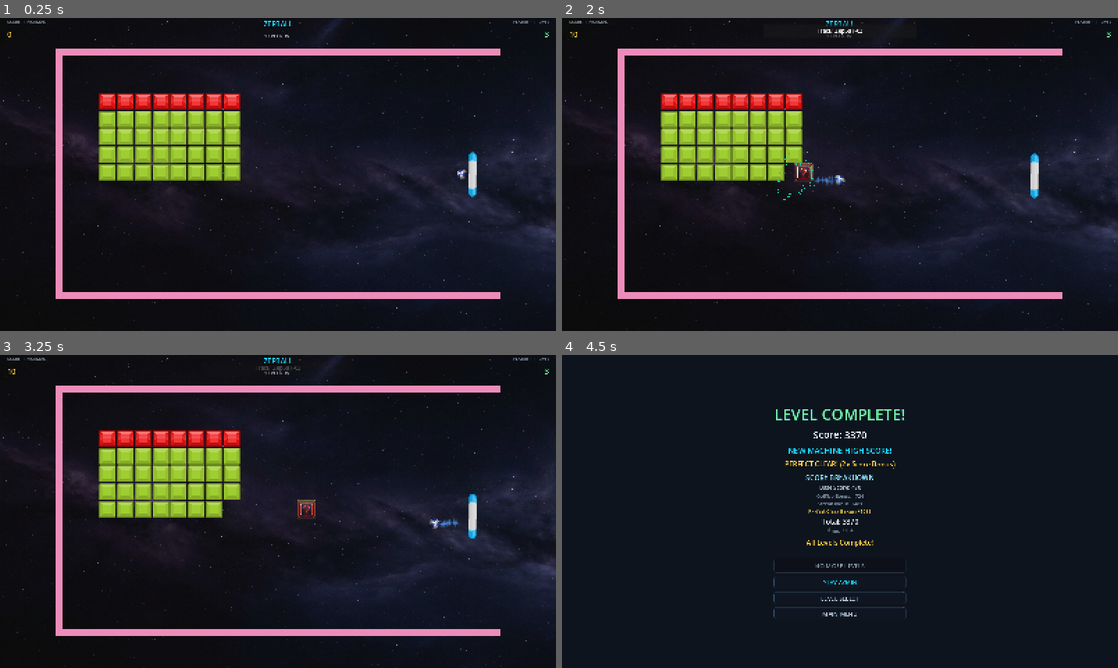
Above: before the commit, frames 1-4 (two rows, left to right).
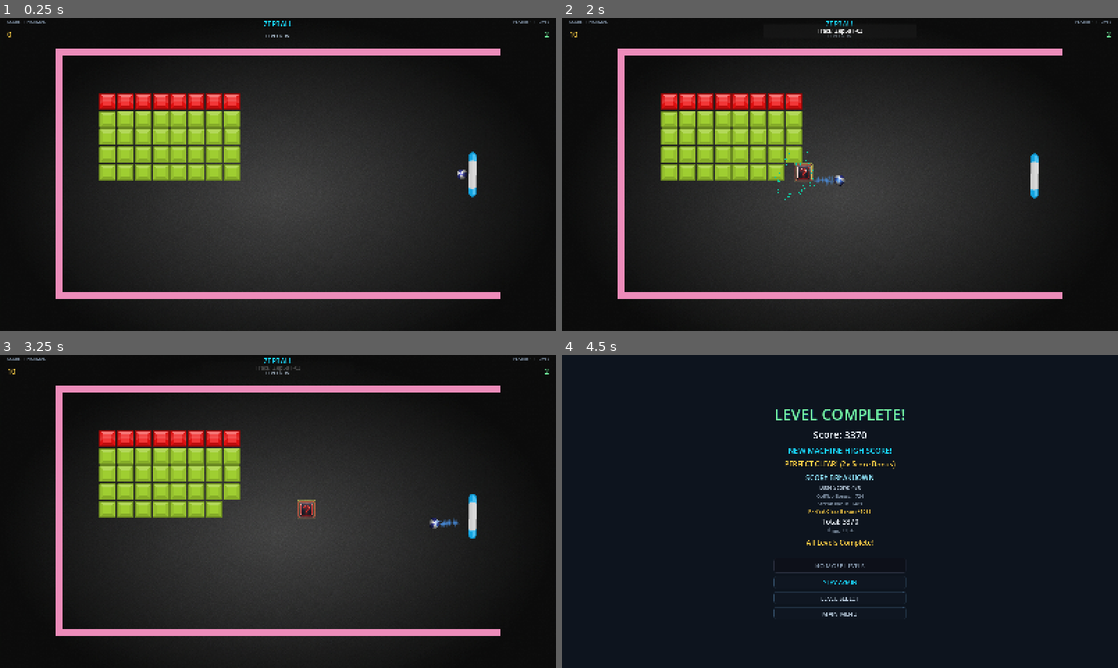
Above: after the commit, the same moments.

Repository: zepanv/zepball
Game: Godot game, scene res://scenes/main/main.tscn
The game is run twice, just before and just after one commit, with the same random seed, the same clock (stepped at 60 frames per second) and the same inputs. This scene is started directly instead of the project's main scene.
Inputs (mouse positions are in pixels of both pictures, inside the frame that each line leads up to):
- Up to frame 1 (0.25 s): no input
- Up to frame 2 (2 s): tap Enter (ui_accept) at 0.5, 0.77, 1.52 s; move the mouse to (867, 174) at 0.52 s; hold Space (launch_ball) 0.53-1.28 s; hold = (audio_volume_up) from 0.53 s (still down); click (867, 174) at 0.67 s; move the mouse to (812, 174) at 1.27 s; tap ] (audio_next_track) at 1.35 s; tap Space (launch_ball) at 1.55 s
- Up to frame 3 (3.25 s): keep holding = (audio_volume_up); move the mouse to (289, 505) at 2.02 s; hold [ (audio_prev_track) 2.03-2.78 s; tap Space (launch_ball) at 2.3, 2.85 s; move the mouse to (272, 517) at 2.77 s; click (272, 517) at 2.92 s; tap Enter (ui_accept) at 3.02 s
- Up to frame 4 (4.5 s): keep holding = (audio_volume_up); move the mouse to (878, 514) at 3.52 s; hold Shift 3.53-4.28 s; tap Enter (ui_accept) at 3.77 s; tap Space (launch_ball) at 3.8 s; move the mouse to (795, 508) at 4.27 s; tap C at 4.35 s

The runs differ from the first frame. In frame 1, 22% of the frame differs, in the area x 0-100%, y 0-100%; in frame 2, 22%; in frame 3, 22%; in frame 4, nothing differs.

Commit message:
fix: gameplay bug fixes, debug logging, and UI polish
Physics & ball fixes:
- Block barrier: always bounce on X-axis to prevent corner-edge passthrough
- Block barrier: push ball away from face after bounce to prevent re-embedding
- Block barrier: remove block_pass_timer/grab_immunity_timer bypass (was causing
  unconditional passthrough for 0.35s after any launch)
- Paddle: force velocity.x negative after any paddle bounce to prevent fast-swipe
  sending ball behind paddle and out the right boundary
- Ball stuck escape angle: changed from leftward (135-225°) to rightward (-45-45°)
- Triple ball angle: clamp base angle to [120°,240°] so ±30° spread stays fully
  in left hemisphere; fixes one extra ball immediately exiting right boundary
- Triple ball while held: defer spawn via ball_launched signal instead of retry loop;
  extras now spawn the moment the ball is released
- Ball boundary recovery: fix TOP/BOTTOM wall geometry (inner face at y=20/700, not 0/720);
  fix LEFT wall geometry (inner face at x=20, not 0)
- Extra ball boundary escape: recover and continue instead of silently removing

Blitz rows tracking:
- Add rows_spawned counter to blitz high score saves and leaderboard display
- Survival high scores show wave; blitz now shows rows (equivalent metric)

Backgrounds:
- Add bg_abyssal_deep, bg_cosmic_dust, bg_cyber_void, bg_cgase to rotation
- Convert bg_cgase to JPG; update asset specs to 1024x576 (16:9)

HUD:
- Lives display now shows lives remaining (0 on last life, not 1)
- Power-up timer indicators shifted right to clear the play area boundary

Debug logging:
- [BALL_LOST] on every ball exit: position, velocity, speed, is_main,
  time since last paddle hit, legitimate vs suspect boundary
- [BALL_ESCAPE] on boundary recovery: structured format with same fields
- [BALL_ESCAPE_RECOVER] when extra ball recovers from non-right boundary

Co-Authored-By: Claude Sonnet 4.6 <noreply@anthropic.com>

Diff:
--- a/scenes/main/main.tscn
+++ b/scenes/main/main.tscn
@@ -200,7 +200,7 @@
 anchors_preset = 1
 anchor_left = 1.0
 anchor_right = 1.0
-offset_left = -176.0
+offset_left = -152.0
 offset_top = 112.0
 offset_right = -14.0
 offset_bottom = 312.0
--- a/scripts/ball.gd
+++ b/scripts/ball.gd
@@ -80,6 +80,7 @@
 var paddle_offset: Vector2 = Vector2(-30, 0)  # Offset from paddle when attached/grabbed
 var grab_immunity_timer: float = 0.0  # Prevents immediate re-grab after launch
 var block_pass_timer: float = 0.0  # Allow pass-through behind block right after launch
+var time_since_paddle_hit: float = -1.0  # Seconds since last paddle contact; -1 = never hit
 
 var ball_radius: float = BASE_RADIUS
 var last_physics_delta: float = 0.0
@@ -104,6 +105,7 @@
 
 # Signals
 signal ball_lost
+signal ball_launched(launched_ball: Node)
 signal brick_hit(brick)
 
 func _emit_brick_hit(brick: Variant) -> void:
@@ -164,6 +166,8 @@
 		grab_immunity_timer -= delta
 	if block_pass_timer > 0.0:
 		block_pass_timer -= delta
+	if time_since_paddle_hit >= 0.0:
+		time_since_paddle_hit += delta
 	if paddle_reference == null or not is_instance_valid(paddle_reference):
 		_ensure_paddle_reference()
 	_refresh_effect_flags()
@@ -311,6 +315,7 @@
 		game_manager.start_playing()
 
 	aim_helper.aim_available = false
+	ball_launched.emit(self)
 
 func handle_collision(collision: KinematicCollision2D):
 	collision_helper.handle_collision(self, collision)
@@ -595,26 +600,30 @@
 		_handle_error_boundary_escape(BOUNDARY_BOTTOM_ERROR_LABEL)
 
 func _handle_error_boundary_escape(boundary_name: String) -> void:
-	push_warning("Ball escaped %s boundary at %s, recovering" % [boundary_name, str(position)])
+	push_warning("[BALL_ESCAPE] %s boundary pos=(%.1f,%.1f) vel=(%.1f,%.1f) speed=%.1f is_main=%s" % [
+		boundary_name, position.x, position.y, velocity.x, velocity.y, current_speed, is_main_ball])
 
 	# Nudge back inside the boundary and reflect — no life penalty for a physics edge case
 	if position.x < LEFT_BOUNDARY_X:
-		position.x = LEFT_BOUNDARY_X + ball_radius
+		# Wall inner face is at x=20 (wall centre 10 + half-width 10).
+		# Nudge past the wall geometry so move_and_collide can't re-embed the ball.
+		position.x = 20.0 + ball_radius + 2.0
 		velocity.x = abs(velocity.x)
 	elif position.y < TOP_BOUNDARY_Y:
-		position.y = TOP_BOUNDARY_Y + ball_radius
+		# Top wall inner face is at y=20 (wall centre 10 + half-height 10).
+		position.y = 20.0 + ball_radius + 2.0
 		velocity.y = abs(velocity.y)
 	elif position.y > BOTTOM_BOUNDARY_Y:
-		position.y = BOTTOM_BOUNDARY_Y - ball_radius
+		# Bottom wall inner face is at y=700 (wall centre 710 - half-height 10).
+		position.y = 700.0 - ball_radius - 2.0
 		velocity.y = -abs(velocity.y)
 
 	if not is_main_ball:
-		# Extra balls are removed silently without emitting ball_lost
-		set_physics_process(false)
-		visible = false
-		set_deferred("collision_layer", 0)
-		set_deferred("collision_mask", 0)
-		call_deferred("queue_free")
+		# Extra ball escaped a non-right boundary. Position and velocity have been
+		# corrected above — let it continue playing rather than removing it.
+		# If it truly can't be recovered the right boundary will remove it normally.
+		print("[BALL_ESCAPE_RECOVER] extra ball recovered at pos=(%.1f,%.1f) vel=(%.1f,%.1f)" % [
+			position.x, position.y, velocity.x, velocity.y])
 
 func _refresh_effect_flags() -> void:
 	if PowerUpManager:
@@ -655,46 +664,32 @@
 	return air_ball_helper
 
 func _get_air_ball_landing_data() -> Dictionary:
+	var step_x = ball_radius * 2.0 + AIR_BALL_STEP_FALLBACK_PADDING
 	var center_x = _get_fallback_center_x()
-	var step_x = ball_radius * 2.0 + AIR_BALL_STEP_FALLBACK_PADDING
-	var helper = _get_air_ball_helper()
-
+
+	# Resolve step_x from level grid data when available (regular levels).
+	# Blitz/survival packs are not in PackLoader so they use the fallback step.
 	if game_manager:
 		var pack_id: String = str(game_manager.current_pack_id)
 		var level_index: int = int(game_manager.current_level_index)
-		var level_key: String = "%s:%d" % [pack_id, level_index]
-		if helper and helper.has_method("is_cached_level") and helper.call("is_cached_level", level_key):
-			return helper.call("get_landing_data", level_key, center_x, step_x)
-
 		var level_data: Dictionary = PackLoader.get_level_data(pack_id, level_index)
 		if not level_data.is_empty():
 			var grid: Dictionary = level_data.get("grid", {})
-			var brick_size: int = int(grid.get("brick_size", 48))
-			var spacing: int = int(grid.get("spacing", 3))
-			var start_x: int = int(grid.get("start_x", 150))
-			step_x = float(brick_size + spacing)
-
-			var bricks: Array = level_data.get("bricks", [])
-			if bricks.size() > 0:
-				var first_brick: Variant = bricks[0]
-				var min_col: int = int(first_brick.get("col", 0)) if first_brick is Dictionary else 0
-				var max_col: int = min_col
-				for brick_def in bricks:
-					if not (brick_def is Dictionary):
-						continue
-					var col: int = int(brick_def.get("col", 0))
-					min_col = min(min_col, col)
-					max_col = max(max_col, col)
-				center_x = float(start_x) + ((min_col + max_col) / 2.0) * step_x
-			else:
-				center_x = float(start_x)
-			if helper and helper.has_method("cache_landing_data"):
-				helper.call("cache_landing_data", level_key, center_x, step_x)
-
-	return {
-		"center_x": center_x,
-		"step_x": step_x
-	}
+			step_x = float(int(grid.get("brick_size", 48)) + int(grid.get("spacing", 3)))
+
+	# Land in the second column from the leftmost live brick ("second-to-back row").
+	# Using live positions makes this predictable across both regular levels and blitz,
+	# and it adapts naturally as the leftmost bricks are cleared.
+	var cached_bricks = _get_cached_level_bricks()
+	if not cached_bricks.is_empty():
+		var min_x: float = INF
+		for brick in cached_bricks:
+			if brick is Node2D:
+				min_x = minf(min_x, (brick as Node2D).position.x)
+		if min_x < INF:
+			center_x = min_x + step_x
+
+	return {"center_x": center_x, "step_x": step_x}
 
 func _get_fallback_center_x() -> float:
 	if viewport_ref:
--- a/scripts/ball_collision_helper.gd
+++ b/scripts/ball_collision_helper.gd
@@ -15,6 +15,7 @@
 		if parent.paddle_reference == null and collider is Node2D:
 			parent.paddle_reference = collider as Node2D
 		var hit_y = parent.position.y
+		parent.time_since_paddle_hit = 0.0
 		# Pass through paddle during launch immunity window — prevents freshly-launched balls
 		# (especially stacked triple-ball grabs) from immediately bouncing off the paddle face
 		# and reversing direction toward the right boundary.
@@ -47,6 +48,12 @@
 			# Paddle collision: reflect + add spin
 			parent.velocity = parent.velocity.bounce(normal)
 
+			# A fast swipe can catch the ball on the back face and produce a rightward
+			# bounce normal — that would send the ball straight through the right boundary.
+			# The paddle is always on the right side, so the ball must always leave leftward.
+			if parent.velocity.x > 0.0:
+				parent.velocity.x = -parent.velocity.x
+
 			# Add paddle spin influence
 			if parent.paddle_reference and parent.paddle_reference.has_method("get_velocity_for_spin"):
 				var paddle_velocity = parent.paddle_reference.get_velocity_for_spin()
@@ -54,7 +61,7 @@
 
 			# Prevent pure vertical motion
 			if abs(parent.velocity.x) < parent.current_speed * (1.0 - parent.MAX_VERTICAL_ANGLE):
-				parent.velocity.x = sign(parent.velocity.x) * parent.current_speed * (1.0 - parent.MAX_VERTICAL_ANGLE)
+				parent.velocity.x = -abs(parent.velocity.x)  # always leftward
 
 			# Prevent paddle-bottom wall wedge by nudging ball upward at the boundary
 			var min_y = parent.TOP_WALL_Y + parent.ball_radius
@@ -87,8 +94,8 @@
 		# normal.x <= 0 means ball hit from the field side — don't pass through even if velocity.x < 0
 		# (prevents escaping the barrier after bouncing off one brick and clipping the next)
 		var from_behind = normal.x > 0.0
-		if is_block_brick and ((from_behind and parent.velocity.x < 0.0) or parent.grab_immunity_timer > 0.0 or parent.block_pass_timer > 0.0):
-			# Allow held/just-launched balls to pass block bricks when moving left
+		if is_block_brick and (from_behind and parent.velocity.x < 0.0):
+			# Allow balls approaching from behind the barrier (field side) to pass through
 			parent.position += parent.velocity * parent.last_physics_delta
 			return
 
@@ -126,7 +133,16 @@
 			if collider.has_method("_get_brick_shape"):
 				brick_shape = collider._get_brick_shape()
 
-			if brick_shape == "square":
+			if is_block_brick:
+				# Block barrier bricks are a lateral wall — always bounce on the X axis.
+				# Using the hit-position offset can resolve to a Y-axis bounce when the ball
+				# clips a top/bottom edge, which leaves velocity.x unchanged and lets the
+				# ball knife through the remaining barrier bricks.
+				var x_sign = sign(parent.position.x - collider.global_position.x)
+				if x_sign == 0:
+					x_sign = -sign(parent.velocity.x)
+				bounce_normal = Vector2(x_sign, 0)
+			elif brick_shape == "square":
 				var hit_pos = collision.get_position()
 				var offset = hit_pos - collider.global_position
 				if abs(offset.x) > abs(offset.y):
@@ -144,7 +160,10 @@
 
 			# Push ball away from brick to prevent rapid re-collision
 			# This is especially important for polygon/diamond shapes with angled faces
-			if is_unbreakable:
+			if is_block_brick:
+				# Separate ball from barrier face so next frame doesn't start embedded
+				parent.position += bounce_normal * (parent.ball_radius * 0.5)
+			elif is_unbreakable:
 				# Add a small random deflection to avoid edge hugging
 				parent.velocity = parent.velocity.rotated(deg_to_rad(randf_range(-12.0, 12.0)))
 				parent.position += bounce_normal * (parent.ball_radius * 0.6)
--- a/scripts/ball_stuck_detection_helper.gd
+++ b/scripts/ball_stuck_detection_helper.gd
@@ -38,7 +38,9 @@
 						used_collision_escape = true
 
 			if not used_collision_escape:
-				var escape_angle = randf_range(135.0, 225.0)
+				# Escape rightward (toward paddle/center) — leftward angles risk
+				# driving the ball into or through the left wall.
+				var escape_angle = randf_range(-45.0, 45.0)
 				var angle_rad = deg_to_rad(escape_angle)
 				ball.velocity = Vector2(cos(angle_rad), sin(angle_rad)) * current_speed
 
--- a/scripts/hud.gd
+++ b/scripts/hud.gd
@@ -296,7 +296,7 @@
 	score_label.text = str(new_score)
 
 func _on_lives_changed(new_lives: int) -> void:
-	lives_label.text = str(new_lives)
+	lives_label.text = str(max(0, new_lives - 1))
 
 func _on_effect_applied(type: int) -> void:
 	powerup_helper.on_effect_applied(type, powerup_container)
--- a/scripts/main.gd
+++ b/scripts/main.gd
@@ -88,6 +88,7 @@
 var cached_force_arrows: Array[Node] = []
 var background_manager: RefCounted = null
 var power_up_handler: RefCounted = null
+var _pending_extra_ball_spawns: int = 0  # Triple ball spawns deferred until ball is released
 var is_survival_mode: bool = false
 var is_blitz_mode: bool = false
 
@@ -118,6 +119,7 @@
 	# Connect ball signals to game manager
 	if ball:
 		ball.ball_lost.connect(_on_ball_lost)
+		ball.ball_launched.connect(_on_any_ball_launched)
 
 	# Connect game manager signals to HUD
 	if game_manager and hud:
@@ -354,6 +356,11 @@
 	if remaining_breakable_bricks == 0:
 		call_deferred("check_level_complete")
 
+func get_blitz_rows_spawned() -> int:
+	if blitz_helper and blitz_helper.has_method("get_rows_spawned"):
+		return blitz_helper.get_rows_spawned()
+	return 0
+
 func get_cached_level_bricks() -> Array[Node]:
 	"""Return live level bricks with in-place compaction to avoid full container scans."""
 	for i in range(cached_level_bricks.size() - 1, -1, -1):
@@ -411,6 +418,18 @@
 
 func _on_ball_lost(lost_ball):
 	"""Handle ball loss - only lose life if this is the last ball in play"""
+	# Debug: log all ball loss events with context
+	if is_instance_valid(lost_ball):
+		var pos = lost_ball.position
+		var vel = lost_ball.velocity if "velocity" in lost_ball else Vector2.ZERO
+		var spd = lost_ball.current_speed if "current_speed" in lost_ball else vel.length()
+		var is_main = lost_ball.is_main_ball if "is_main_ball" in lost_ball else true
+		var since_paddle = lost_ball.time_since_paddle_hit if "time_since_paddle_hit" in lost_ball else -1.0
+		var paddle_str = "%.2fs" % since_paddle if since_paddle >= 0.0 else "never"
+		var legit = pos.x >= 1260.0  # right boundary area = legitimate exit
+		var reason = "LEGIT_RIGHT_EXIT" if legit else "SUSPECT_BOUNDARY"
+		print("[BALL_LOST] pos=(%.1f,%.1f) vel=(%.1f,%.1f) speed=%.1f is_main=%s paddle_ago=%s reason=%s" % [
+			pos.x, pos.y, vel.x, vel.y, spd, is_main, paddle_str, reason])
 	# Get all balls currently in play (before removing this one)
 	var balls_in_play = _get_active_balls()
 	var is_life_loss: bool = balls_in_play.size() <= 1
@@ -578,7 +597,14 @@
 		power_up_handler.call("apply_collected_power_up", self, int(type))
 
 func spawn_additional_balls_with_retry(retries_remaining: int = 3):
-	"""Try to spawn additional balls, retrying if ball is in a bad position"""
+	"""Try to spawn additional balls, retrying if ball is in a bad position.
+	If all balls are currently held, defer until the next ball is launched."""
+	var active_balls = _get_active_balls()
+	var all_held = active_balls.size() > 0 and active_balls.all(func(b): return b.is_attached_to_paddle)
+	if all_held:
+		_pending_extra_ball_spawns += 1
+		return
+
 	var result = try_spawn_additional_balls()
 
 	if not result and retries_remaining > 1:
@@ -586,6 +612,17 @@
 		spawn_additional_balls_with_retry(retries_remaining - 1)
 	elif not result:
 		push_warning("Failed to spawn triple ball after all retries")
+
+func _on_any_ball_launched(launched_ball) -> void:
+	"""Trigger any pending extra-ball spawns that were deferred while the ball was held."""
+	if _pending_extra_ball_spawns <= 0:
+		return
+	var source = launched_ball if is_instance_valid(launched_ball) else ball
+	if not is_instance_valid(source):
+		return
+	while _pending_extra_ball_spawns > 0:
+		_pending_extra_ball_spawns -= 1
+		spawn_additional_balls(source)
 
 func try_spawn_additional_balls() -> bool:
 	"""Attempt to spawn additional balls - returns true if successful, false if position is bad"""
@@ -650,40 +687,17 @@
 		var perpendicular_offset = Vector2(0, TRIPLE_BALL_OFFSET_DISTANCE * (1 if i == 0 else -1))
 		new_ball.position = source_ball.position + perpendicular_offset
 
-		# Launch with safe angles based on current ball position
-		# Angles: 0° = right, 90° = down, 180° = left, 270° = up
-		# CRITICAL: Use only SAFE angles (120°-240°) to prevent any escapes
-		var angle_offset = 0.0
-		var base_angle = TRIPLE_BALL_DEFAULT_BASE_ANGLE
-
-		# CRITICAL: Check boundaries and adjust angles to prevent escapes
-		# All angles constrained to 120°-240° range (safe zone)
-		# Check left wall (X < 100) - shoot RIGHT-DOWN
-		if source_ball.position.x < TRIPLE_BALL_LEFT_ZONE_X:
-			# Near left: shoot toward right-down quadrant (90° to 120°)
-			base_angle = TRIPLE_BALL_LEFT_BASE_ANGLE
-			angle_offset = -TRIPLE_BALL_LEFT_ZONE_ANGLE_OFFSET if i == 0 else TRIPLE_BALL_LEFT_ZONE_ANGLE_OFFSET
-		# Check top wall (Y < 150) - shoot DOWN-LEFT
-		elif source_ball.position.y < TRIPLE_BALL_TOP_ZONE_Y:
-			# Near top: shoot down-left (200°-220°)
-			base_angle = TRIPLE_BALL_TOP_BASE_ANGLE
-			angle_offset = -TRIPLE_BALL_STANDARD_ANGLE_OFFSET if i == 0 else TRIPLE_BALL_STANDARD_ANGLE_OFFSET
-		# Check bottom wall (Y > 570) - shoot LEFT-UP (but still safe)
-		elif source_ball.position.y > TRIPLE_BALL_BOTTOM_ZONE_Y:
-			# Near bottom: shoot left-up but stay in safe range (150°-160°)
-			base_angle = TRIPLE_BALL_BOTTOM_BASE_ANGLE
-			angle_offset = -TRIPLE_BALL_STANDARD_ANGLE_OFFSET if i == 0 else TRIPLE_BALL_STANDARD_ANGLE_OFFSET
-		# Normal position - horizontal spread
-		else:
-			# Center area - horizontal spread (175°-185°)
-			base_angle = TRIPLE_BALL_DEFAULT_BASE_ANGLE
-			angle_offset = -TRIPLE_BALL_STANDARD_ANGLE_OFFSET if i == 0 else TRIPLE_BALL_STANDARD_ANGLE_OFFSET
-
-		var target_angle = base_angle + angle_offset
-
-		# SAFETY CLAMP: Ensure angle is always in safe range
-		target_angle = clamp(target_angle, TRIPLE_BALL_SAFE_ANGLE_MIN, TRIPLE_BALL_SAFE_ANGLE_MAX)
-		var angle_rad = deg_to_rad(target_angle)
+		# Fan from the source ball's current direction with a 30° spread.
+		# Clamp base to [120°, 240°] so both spread angles stay in the left hemisphere.
+		var src_vel = source_ball.velocity if source_ball.velocity.length_squared() > 1.0 else Vector2(-1.0, 0.0)
+		var base_angle_rad = atan2(src_vel.y, src_vel.x)
+		if cos(base_angle_rad) > 0.0:
+			base_angle_rad = PI - base_angle_rad  # reflect to left hemisphere, keep y sign
+		# Clamp to [120°, 240°] so ±30° spread stays fully in left hemisphere
+		base_angle_rad = clampf(base_angle_rad, deg_to_rad(120.0), deg_to_rad(240.0))
+
+		var spread_rad = deg_to_rad(30.0)
+		var angle_rad = base_angle_rad + (spread_rad * (1.0 if i == 0 else -1.0))
 
 		new_ball.velocity = Vector2(cos(angle_rad), sin(angle_rad)) * source_ball.current_speed
 		new_ball.is_attached_to_paddle = false
@@ -783,6 +797,8 @@
 
 	if replacement_ball.has_signal("ball_lost"):
 		replacement_ball.ball_lost.connect(_on_ball_lost)
+	if replacement_ball.has_signal("ball_launched"):
+		replacement_ball.ball_launched.connect(_on_any_ball_launched)
 
 	if replacement_ball.has_method("reset_ball"):
 		replacement_ball.reset_ball()
--- a/scripts/main_background_manager.gd
+++ b/scripts/main_background_manager.gd
@@ -14,7 +14,11 @@
 	"res://assets/graphics/backgrounds/bg_refined_1_1769629758259.jpg",
 	"res://assets/graphics/backgrounds/bg_refined_2_1769629770443.jpg",
 	"res://assets/graphics/backgrounds/bg_nebula_dark_1769629799342.jpg",
-	"res://assets/graphics/backgrounds/bg_stars_subtle_1769629782553.jpg"
+	"res://assets/graphics/backgrounds/bg_stars_subtle_1769629782553.jpg",
+	"res://assets/graphics/backgrounds/bg_abyssal_deep.jpg",
+	"res://assets/graphics/backgrounds/bg_cosmic_dust.jpg",
+	"res://assets/graphics/backgrounds/bg_cgase.jpg",
+	"res://assets/graphics/backgrounds/bg_cyber_void.jpg"
 ]
 
 func setup_background(root: Node, background_node: Node) -> Control:
--- a/scripts/main_blitz_helper.gd
+++ b/scripts/main_blitz_helper.gd
@@ -21,6 +21,9 @@
 var _push_timer: Timer = null
 var _push_count: int = 0
 var _rows_spawned: int = 0
+
+func get_rows_spawned() -> int:
+	return _rows_spawned
 var _rows_survived: int = 0
 var _current_push_interval: float = BLITZ_START_INTERVAL_NORMAL
 var _rng: RandomNumberGenerator = RandomNumberGenerator.new()
--- a/scripts/main_block_barrier_helper.gd
+++ b/scripts/main_block_barrier_helper.gd
@@ -1,8 +1,9 @@
 class_name MainBlockBarrierHelper
 extends RefCounted
 
-const PLAY_AREA_TOP_Y = 20.0
-const PLAY_AREA_BOTTOM_Y = 700.0
+const PLAY_AREA_TOP_Y = 35.0     # 15px clearance from wall inner face (y=20)
+const PLAY_AREA_BOTTOM_Y = 685.0 # 15px clearance from wall inner face (y=700)
+const PLAY_AREA_RIGHT_X = 1270.0
 
 func _spawn_block_barrier(parent: Node, duration: float) -> void:
 	if not parent.paddle or not parent.play_area:
@@ -24,6 +25,8 @@
 		PLAY_AREA_TOP_Y + half_h,
 		PLAY_AREA_BOTTOM_Y - (segment_count - 1) * step - half_h)
 	var base_x = parent.paddle.position.x + (paddle_width / 2.0) + (segment_width / 2.0) + parent.BLOCK_OFFSET_X
+	# Clamp so bricks stay within the right play area boundary
+	base_x = minf(base_x, PLAY_AREA_RIGHT_X - segment_width / 2.0)
 
 	var block_texture = load("res://assets/graphics/bricks/element_green_rectangle.png")
 
--- a/scripts/save_high_scores_helper.gd
+++ b/scripts/save_high_scores_helper.gd
@@ -169,13 +169,14 @@
 		parent.save_to_disk()
 	return parent.progression_helper._sanitize_blitz_runs(parent, parent.save_data.get("blitz_top_runs", []))
 
-func save_blitz_run(parent: Node, score: int) -> void:
+func save_blitz_run(parent: Node, score: int, rows: int = 1) -> void:
 	if not parent.save_data.has("blitz_top_runs"):
 		parent.save_data["blitz_top_runs"] = []
 
 	var runs = parent.progression_helper._sanitize_blitz_runs(parent, parent.save_data.get("blitz_top_runs", []))
 	runs.append({
 		"score": max(0, score),
+		"rows": max(1, rows),
 		"date": Time.get_datetime_string_from_system()
 	})
 	parent.save_data["blitz_top_runs"] = parent.progression_helper._sanitize_blitz_runs(parent, runs)
@@ -291,6 +292,7 @@
 			leaderboards["blitz_runs"].append({
 				"name": p_name,
 				"score": int(run.get("score", 0)),
+				"rows": int(run.get("rows", 1)),
 				"date": str(run.get("date", "Unknown"))
 			})
 
--- a/scripts/save_manager.gd
+++ b/scripts/save_manager.gd
@@ -589,8 +589,8 @@
 func get_blitz_top_runs() -> Array:
 	return high_scores_helper.get_blitz_top_runs(self)
 
-func save_blitz_run(score: int) -> void:
-	high_scores_helper.save_blitz_run(self, score)
+func save_blitz_run(score: int, rows: int = 1) -> void:
+	high_scores_helper.save_blitz_run(self, score, rows)
 
 func update_set_pack_high_score(pack_id: String, score: int) -> bool:
 	return high_scores_helper.update_set_pack_high_score(self, pack_id, score)
--- a/scripts/save_progression_helper.gd
+++ b/scripts/save_progression_helper.gd
@@ -648,6 +648,7 @@
 			var run: Dictionary = run_variant
 			sanitized.append({
 				"score": max(0, int(run.get("score", 0))),
+				"rows": max(1, int(run.get("rows", 1))),
 				"date": str(run.get("date", "Unknown"))
 			})
 
--- a/scripts/ui/high_scores.gd
+++ b/scripts/ui/high_scores.gd
@@ -306,7 +306,7 @@
 		"Endless push-mode high scores.",
 		""
 	)
-	_set_column_headers("MODE", false, "SCORE")
+	_set_column_headers("ROWS", true, "SCORE")
 
 	var blitz_runs: Array = leaderboards.get("blitz_runs", [])
 	if blitz_runs.is_empty():
@@ -318,7 +318,8 @@
 		if not (run_variant is Dictionary):
 			continue
 		var run_entry: Dictionary = (run_variant as Dictionary).duplicate()
-		_add_score_row(run_entry, index + 1, false, "score", index % 2 == 1)
+		run_entry["context"] = "ROWS %d" % int(run_entry.get("rows", 1))
+		_add_score_row(run_entry, index + 1, true, "score", index % 2 == 1)
 
 func _set_view_text(subtitle_text: String, footer_text: String) -> void:
 	subtitle_label.text = subtitle_text
--- a/scripts/ui/menu_controller.gd
+++ b/scripts/ui/menu_controller.gd
@@ -828,7 +828,7 @@
 		else:
 			SaveManager.set_last_played_in_progress(false)
 		if not is_editor_test_mode and SaveManager.has_method("save_blitz_run"):
-			SaveManager.save_blitz_run(final_score)
+			SaveManager.save_blitz_run(final_score, _get_active_blitz_rows())
 
 	get_tree().change_scene_to_file(GAME_OVER_SCENE)
 	scene_changed.emit(GAME_OVER_SCENE)
@@ -1030,7 +1030,7 @@
 			else:
 				SaveManager.set_last_played_in_progress(false)
 			if SaveManager.has_method("save_blitz_run"):
-				SaveManager.save_blitz_run(final_score)
+				SaveManager.save_blitz_run(final_score, _get_active_blitz_rows())
 
 func _get_active_gameplay_score() -> int:
 	var game_manager: Node = get_tree().get_first_node_in_group("game_manager")
@@ -1039,6 +1039,12 @@
 		if score_value != null:
 			return max(0, int(score_value))
 	return max(0, current_score)
+
+func _get_active_blitz_rows() -> int:
+	var main_node: Node = get_tree().get_first_node_in_group("main_controller")
+	if main_node and main_node.has_method("get_blitz_rows_spawned"):
+		return max(1, main_node.get_blitz_rows_spawned())
+	return 1
 
 func _get_active_survival_wave() -> int:
 	var game_manager: Node = get_tree().get_first_node_in_group("game_manager")
Binary file added: assets/graphics/backgrounds/bg_cgase.jpg
Not shown, changed: .agent/System/asset-specs.md
Not shown, changed: .agent/System/unused-assets.md
